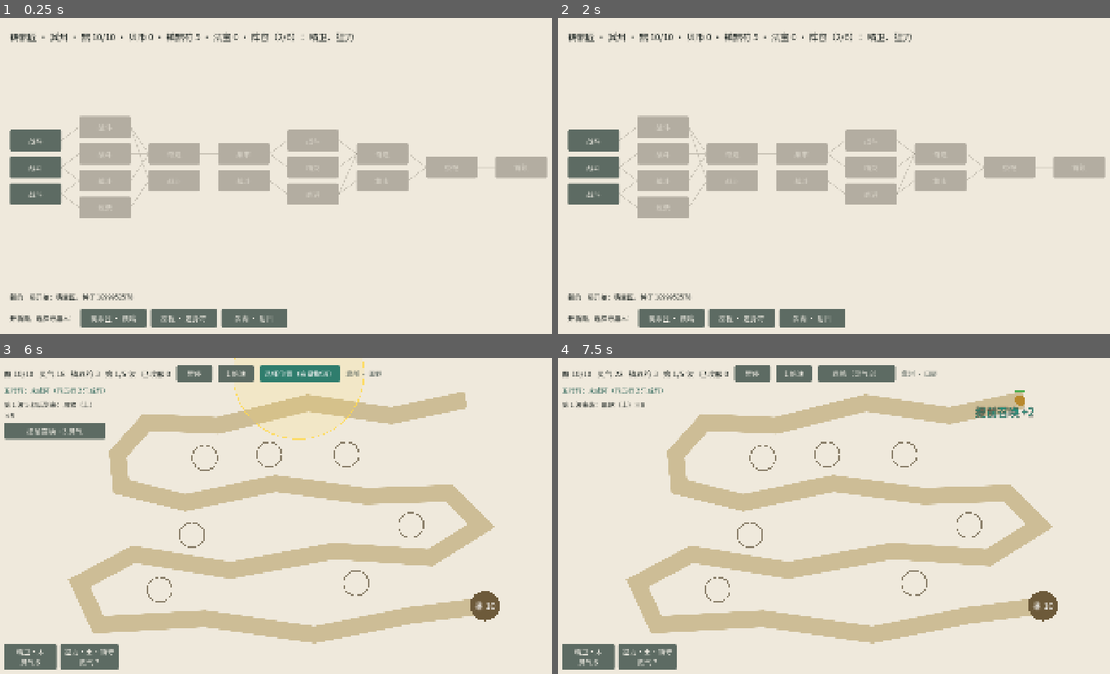
Above: before the commit, frames 1-4 (two rows, left to right).
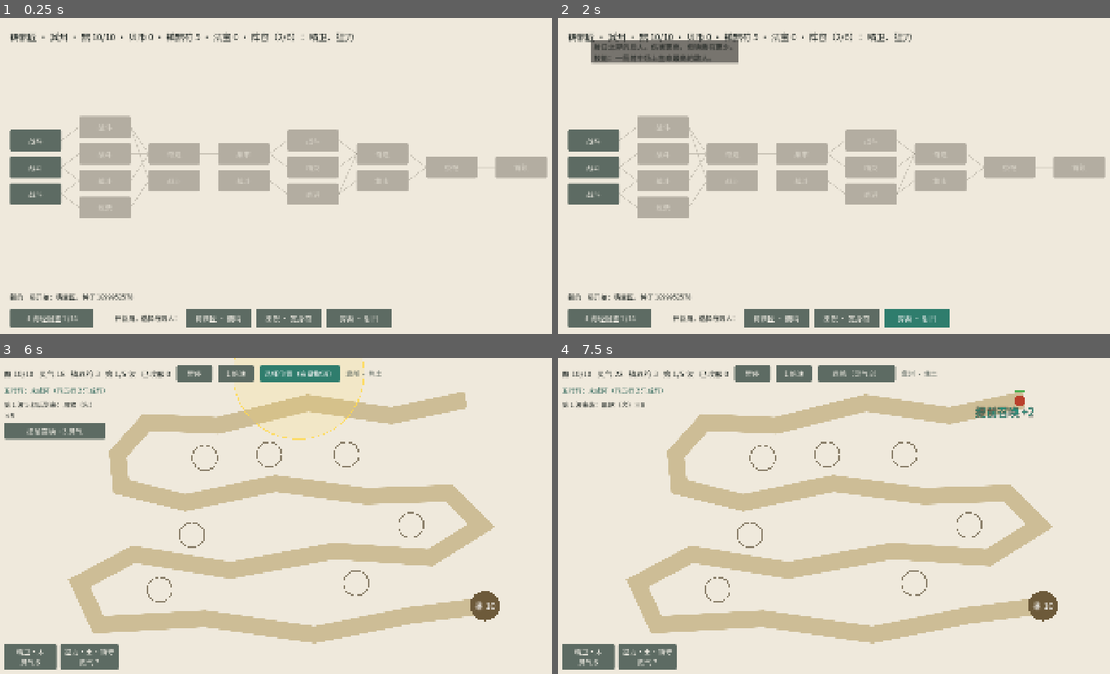
Above: after the commit, the same moments.

Repository: yichuansu/shanhai-ding-guard
Game: Godot game, scene res://scenes/boot/boot.tscn
Same seed, same stepped clock (60 frames per second), same inputs: the game is played once before the commit and once after it.
Inputs (mouse positions are in pixels of both pictures, inside the frame that each line leads up to):
- Up to frame 1 (0.25 s): no input
- Up to frame 2 (2 s): click (607, 318) at 0.5 s, where only the run after the commit has a clickable "山海经图鉴 2/14"; click (591, 36) at 1.25 s, where only the run after the commit has a clickable "返回"
- Up to frame 3 (6 s): click "战斗" at 2 s; click "暂停" at 2.75 s; click "继续" at 3.5 s; click "1 倍速" at 4.25 s; click "2 倍速" at 5 s; click "鼎鸣（灵气 8）" at 5.75 s
- Up to frame 4 (7.5 s): click "选择位置（右键取消）" at 6.5 s; click "提前召唤 +2 灵气" at 7.25 s

The runs differ from the first frame. In frame 1, 3.0% of the frame differs, in the area x 1-71%, y 92-98%; in frame 2, 5.1%, in the area x 1-71%, y 7-98%; in frame 3, less than 0.1%; in frame 4, less than 0.1%.

Commit message:
山海经图鉴：三栏收录、原文详情与配方提示
- 图鉴界面：冀州异兽 / 相生炼成 / 首领三栏，卡片按五行着色；右侧显示原文、英文名、作为守鼎异兽和作为敌人的数值、"见则"特性与首领技能
- 三种状态：未遇见（？？？）、遇见未收服、已收录 / 已击败；顶部与各栏显示收录进度
- 稀有异兽：两种原料都收录后才显示配方
- 档案新增遇见记录、获得记录（奖励 / 集市 / 炼鼎 / 奇遇）和首领击败次数，兼容旧档案；战斗记录本场出现过的敌人（含召唤物）
- 路线图底部加图鉴入口
- 测试 64 → 72 个

Co-Authored-By: Claude Opus 5.5 <noreply@anthropic.com>
Claude-Session: https://claude.ai/code/session_017u22oANGLgvAFShRNwBAYy

Diff:
--- a/autoload/game.gd
+++ b/autoload/game.gd
@@ -8,6 +8,7 @@
 const SCENE_MAP := "res://scenes/map/map_screen.tscn"
 const SCENE_BATTLE := "res://scenes/battle/battle_screen.tscn"
 const SCENE_NODE := "res://scenes/node/node_screen.tscn"
+const SCENE_BESTIARY := "res://scenes/bestiary/bestiary_screen.tscn"
 
 var profile: Profile
 var run: RunState
@@ -143,6 +144,13 @@
 
 func finish_battle(sim: BattleSim) -> void:
 	var newly: PackedStringArray = []
+	for id: StringName in sim.encountered:
+		profile.record_seen(id)
+	if sim.outcome == BattleSim.Outcome.WON:
+		for id: StringName in sim.encountered:
+			var def: BeastDef = Content.lib.beasts.get(id)
+			if def != null and def.rarity == BeastDef.Rarity.BOSS:
+				profile.record_defeat(id)
 	for id in sim.captured_beasts:
 		if profile.record_capture(id):
 			newly.append(RunRules.beast_name(Content.lib, id))
@@ -167,7 +175,23 @@
 	get_tree().change_scene_to_file(SCENE_MAP)
 
 
+## 阵容里出现过的异兽（奖励、集市、炼鼎、奇遇得到的）都记入图鉴。
+func sync_bestiary() -> PackedStringArray:
+	var newly := PackedStringArray()
+	if run == null:
+		return newly
+	for b in run.roster:
+		if not profile.has_captured(b.beast_id) and profile.record_obtained(b.beast_id):
+			newly.append(RunRules.beast_name(Content.lib, b.beast_id))
+	return newly
+
+
+func goto_bestiary() -> void:
+	get_tree().change_scene_to_file(SCENE_BESTIARY)
+
+
 func save() -> void:
+	sync_bestiary()
 	SaveStore.save_json(PROFILE_PATH, profile.to_dict())
 	if run != null:
 		SaveStore.save_json(RUN_PATH, run.to_dict())
--- /dev/null
+++ b/meta/bestiary.gd
@@ -0,0 +1,78 @@
+class_name Bestiary
+extends RefCounted
+## 山海经图鉴的条目与收录进度。纯数据，界面只负责显示。
+
+enum State { UNKNOWN, SEEN, COLLECTED, DEFEATED }
+
+const SECTIONS := [
+	{"id": "jizhou", "title": "冀州异兽", "hint": "在战斗中把它们打到捕获线以下，用镇鼎符收服"},
+	{"id": "rare", "title": "相生炼成", "hint": "在炼鼎节点按五行相生配方融合得到"},
+	{"id": "boss", "title": "首领", "hint": "击败后记入图鉴"},
+]
+
+
+## 某一栏的异兽 id（按五行、再按 id 排序）。鼎煞等杂兵不入图鉴。
+static func section_ids(lib: ContentLibrary, section: String) -> Array[StringName]:
+	var out: Array[StringName] = []
+	for id: StringName in lib.beasts:
+		var b: BeastDef = lib.beasts[id]
+		var match_section := false
+		match section:
+			"jizhou":
+				match_section = b.rarity == BeastDef.Rarity.COMMON or b.rarity == BeastDef.Rarity.ELITE
+			"rare":
+				match_section = b.rarity == BeastDef.Rarity.RARE
+			"boss":
+				match_section = b.rarity == BeastDef.Rarity.BOSS
+		if match_section:
+			out.append(id)
+	out.sort_custom(func(a: StringName, c: StringName) -> bool:
+		var ea := Elements.ALL.find((lib.beasts[a] as BeastDef).element)
+		var ec := Elements.ALL.find((lib.beasts[c] as BeastDef).element)
+		return ea < ec or (ea == ec and String(a) < String(c)))
+	return out
+
+
+static func state_of(lib: ContentLibrary, profile: Profile, id: StringName) -> State:
+	var def: BeastDef = lib.beasts.get(id)
+	if def != null and def.rarity == BeastDef.Rarity.BOSS:
+		if profile.defeat_count(id) > 0:
+			return State.DEFEATED
+		return State.SEEN if profile.has_seen(id) else State.UNKNOWN
+	if profile.has_captured(id):
+		return State.COLLECTED
+	return State.SEEN if profile.has_seen(id) else State.UNKNOWN
+
+
+static func is_complete(state: State) -> bool:
+	return state == State.COLLECTED or state == State.DEFEATED
+
+
+## [收录数, 总数]
+static func progress(lib: ContentLibrary, profile: Profile, section: String = "") -> Vector2i:
+	var done := 0
+	var total := 0
+	for s: Dictionary in SECTIONS:
+		if section != "" and s["id"] != section:
+			continue
+		for id in section_ids(lib, s["id"]):
+			total += 1
+			if is_complete(state_of(lib, profile, id)):
+				done += 1
+	return Vector2i(done, total)
+
+
+## 稀有异兽的配方提示：两种原料都收录才显示原料名。没有配方返回空。
+static func recipe_hint(lib: ContentLibrary, profile: Profile, id: StringName) -> String:
+	for recipe in lib.fusion_list():
+		if recipe.result != id:
+			continue
+		var a_known := profile.has_captured(recipe.a)
+		var b_known := profile.has_captured(recipe.b)
+		var a_name := RunRules.beast_name(lib, recipe.a) if a_known else "？？？"
+		var b_name := RunRules.beast_name(lib, recipe.b) if b_known else "？？？"
+		var line := "炼成：%s + %s" % [a_name, b_name]
+		if a_known and b_known:
+			line += "　" + recipe.description
+		return line
+	return ""
--- a/meta/profile.gd
+++ b/meta/profile.gd
@@ -4,31 +4,74 @@
 
 const SCHEMA := 1
 
-## beast_id(String) -> {"captures": int}
+## 收录过的异兽：beast_id(String) -> {"captures": int, "obtained": bool}
+## captures 是亲手捕获的次数；obtained 表示通过奖励、集市、炼鼎、奇遇得到过。两者任一即算收录。
 var bestiary: Dictionary = {}
+## 战斗中遇见过的异兽：beast_id(String) -> true
+var seen: Dictionary = {}
+## 击败过的首领：beast_id(String) -> 次数
+var defeated: Dictionary = {}
 var runs_started := 0
 var runs_won := 0
 var sim_speed := 1.0
 
 
-## 返回是否首次捕获。
+## 返回是否首次收录。
 func record_capture(beast_id: StringName) -> bool:
 	var key := String(beast_id)
 	var first := not bestiary.has(key)
-	if first:
-		bestiary[key] = {"captures": 0}
-	bestiary[key]["captures"] = int(bestiary[key]["captures"]) + 1
+	_entry(key)["captures"] = int(_entry(key)["captures"]) + 1
+	seen[key] = true
 	return first
+
+
+## 通过捕获以外的途径得到。返回是否首次收录。
+func record_obtained(beast_id: StringName) -> bool:
+	var key := String(beast_id)
+	var first := not bestiary.has(key)
+	_entry(key)["obtained"] = true
+	seen[key] = true
+	return first
+
+
+func record_seen(beast_id: StringName) -> void:
+	seen[String(beast_id)] = true
+
+
+func record_defeat(beast_id: StringName) -> void:
+	var key := String(beast_id)
+	defeated[key] = int(defeated.get(key, 0)) + 1
+	seen[key] = true
 
 
 func has_captured(beast_id: StringName) -> bool:
 	return bestiary.has(String(beast_id))
 
 
+func has_seen(beast_id: StringName) -> bool:
+	return seen.has(String(beast_id))
+
+
+func capture_count(beast_id: StringName) -> int:
+	return int((bestiary.get(String(beast_id), {}) as Dictionary).get("captures", 0))
+
+
+func defeat_count(beast_id: StringName) -> int:
+	return int(defeated.get(String(beast_id), 0))
+
+
+func _entry(key: String) -> Dictionary:
+	if not bestiary.has(key):
+		bestiary[key] = {"captures": 0, "obtained": false}
+	return bestiary[key]
+
+
 func to_dict() -> Dictionary:
 	return {
 		"schema": SCHEMA,
 		"bestiary": bestiary,
+		"seen": seen.keys(),
+		"defeated": defeated,
 		"runs_started": runs_started,
 		"runs_won": runs_won,
 		"settings": {"sim_speed": sim_speed},
@@ -41,7 +84,14 @@
 		return p
 	var raw: Dictionary = d.get("bestiary", {})
 	for key: String in raw:
-		p.bestiary[key] = {"captures": int((raw[key] as Dictionary).get("captures", 1))}
+		var e: Dictionary = raw[key]
+		p.bestiary[key] = {"captures": int(e.get("captures", 0)), "obtained": bool(e.get("obtained", false))}
+		p.seen[key] = true
+	for key: Variant in d.get("seen", []):
+		p.seen[str(key)] = true
+	var dr: Dictionary = d.get("defeated", {})
+	for key: String in dr:
+		p.defeated[key] = int(dr[key])
 	p.runs_started = int(d.get("runs_started", 0))
 	p.runs_won = int(d.get("runs_won", 0))
 	p.sim_speed = float((d.get("settings", {}) as Dictionary).get("sim_speed", 1.0))
--- /dev/null
+++ b/scenes/bestiary/bestiary_screen.gd
@@ -0,0 +1,227 @@
+extends Control
+## 山海经图鉴：左边按栏目列出异兽卡片，右边显示选中异兽的原文、数值和特性。
+## 未遇见只显示"？？？"；遇见未收服显示名字和五行；收录后显示全部。
+
+const PAPER := Color("efe9dc")
+const INK := Color("1c2421")
+const MUTED := Color("59655f")
+const BRONZE := Color("9c6a27")
+const ACCENT := Color("1f5a4e")
+const LOCKED := Color("b3ada1")
+const CARD_SIZE := Vector2(196, 220)
+const ROLES := ["远击", "范围", "镇守", "祥瑞"]
+const RARITIES := ["杂兵", "普通", "精英", "首领", "稀有"]
+
+var _section := "jizhou"
+var _selected: StringName = &""
+var _title: Label
+var _tabs: HBoxContainer
+var _grid: HFlowContainer
+var _detail: VBoxContainer
+
+
+func _ready() -> void:
+	set_anchors_preset(Control.PRESET_FULL_RECT)
+	var bg := ColorRect.new()
+	bg.color = PAPER
+	bg.set_anchors_preset(Control.PRESET_FULL_RECT)
+	add_child(bg)
+	var root := VBoxContainer.new()
+	root.set_anchors_preset(Control.PRESET_FULL_RECT)
+	root.offset_left = 60
+	root.offset_right = -60
+	root.offset_top = 36
+	root.offset_bottom = -36
+	root.add_theme_constant_override("separation", 20)
+	add_child(root)
+
+	var top := HBoxContainer.new()
+	top.add_theme_constant_override("separation", 24)
+	root.add_child(top)
+	var back := Button.new()
+	back.text = "返回"
+	back.custom_minimum_size = Vector2(140, 60)
+	back.pressed.connect(Game.goto_map)
+	top.add_child(back)
+	_title = _label(40, INK)
+	top.add_child(_title)
+
+	_tabs = HBoxContainer.new()
+	_tabs.add_theme_constant_override("separation", 12)
+	root.add_child(_tabs)
+
+	var body := HBoxContainer.new()
+	body.size_flags_vertical = Control.SIZE_EXPAND_FILL
+	body.add_theme_constant_override("separation", 28)
+	root.add_child(body)
+	var scroll := ScrollContainer.new()
+	scroll.size_flags_horizontal = Control.SIZE_EXPAND_FILL
+	scroll.horizontal_scroll_mode = ScrollContainer.SCROLL_MODE_DISABLED
+	body.add_child(scroll)
+	_grid = HFlowContainer.new()
+	_grid.size_flags_horizontal = Control.SIZE_EXPAND_FILL
+	_grid.add_theme_constant_override("h_separation", 16)
+	_grid.add_theme_constant_override("v_separation", 16)
+	scroll.add_child(_grid)
+
+	var panel := PanelContainer.new()
+	panel.custom_minimum_size = Vector2(760, 0)
+	body.add_child(panel)
+	var detail_scroll := ScrollContainer.new()
+	detail_scroll.horizontal_scroll_mode = ScrollContainer.SCROLL_MODE_DISABLED
+	panel.add_child(detail_scroll)
+	_detail = VBoxContainer.new()
+	_detail.size_flags_horizontal = Control.SIZE_EXPAND_FILL
+	_detail.add_theme_constant_override("separation", 14)
+	detail_scroll.add_child(_detail)
+	_refresh()
+
+
+func _refresh() -> void:
+	var lib := Content.lib
+	var profile := Game.profile
+	var total := Bestiary.progress(lib, profile)
+	_title.text = "山海经图鉴　收录 %d / %d" % [total.x, total.y]
+	_clear(_tabs)
+	for s: Dictionary in Bestiary.SECTIONS:
+		var p := Bestiary.progress(lib, profile, s["id"])
+		var tab := Button.new()
+		tab.toggle_mode = true
+		tab.button_pressed = s["id"] == _section
+		tab.text = "%s %d/%d" % [s["title"], p.x, p.y]
+		tab.custom_minimum_size = Vector2(240, 56)
+		tab.pressed.connect(_on_tab.bind(s["id"]))
+		_tabs.add_child(tab)
+	_clear(_grid)
+	var ids := Bestiary.section_ids(lib, _section)
+	if _selected == &"" or not ids.has(_selected):
+		_selected = ids[0] if not ids.is_empty() else &""
+	for id in ids:
+		_grid.add_child(_card(id))
+	_show_detail(_selected)
+
+
+func _on_tab(section: String) -> void:
+	_section = section
+	_selected = &""
+	_refresh()
+
+
+func _on_card(id: StringName) -> void:
+	_selected = id
+	_refresh()
+
+
+func _card(id: StringName) -> Button:
+	var def: BeastDef = Content.lib.beasts[id]
+	var state := Bestiary.state_of(Content.lib, Game.profile, id)
+	var b := Button.new()
+	b.custom_minimum_size = CARD_SIZE
+	b.clip_text = true
+	var col: Color = Elements.COLORS.get(def.element, Color.GRAY)
+	var tag := ""
+	match state:
+		Bestiary.State.UNKNOWN:
+			b.text = "？\n\n？？？\n尚未遇见"
+			col = LOCKED
+		Bestiary.State.SEEN:
+			b.text = "%s\n\n%s\n%s" % [Elements.DISPLAY[def.element], def.display_name, "尚未击败" if def.rarity == BeastDef.Rarity.BOSS else "尚未收服"]
+			col = col.lerp(LOCKED, 0.65)
+		Bestiary.State.COLLECTED:
+			tag = "收服 ×%d" % Game.profile.capture_count(id) if Game.profile.capture_count(id) > 0 else "已获得"
+			b.text = "%s\n\n%s\n%s" % [def.display_name.left(1), def.display_name, tag]
+		Bestiary.State.DEFEATED:
+			b.text = "%s\n\n%s\n击败 ×%d" % [def.display_name.left(1), def.display_name, Game.profile.defeat_count(id)]
+	var text_col := INK if col.get_luminance() > 0.55 else Color("f5f1e8")
+	for s in ["normal", "hover", "pressed", "focus"]:
+		var box := StyleBoxFlat.new()
+		box.bg_color = col if s != "hover" else col.lightened(0.08)
+		box.set_corner_radius_all(8)
+		if id == _selected:
+			box.border_color = BRONZE
+			box.set_border_width_all(5)
+		b.add_theme_stylebox_override(s, box)
+	for c in ["font_color", "font_hover_color", "font_pressed_color", "font_focus_color"]:
+		b.add_theme_color_override(c, text_col)
+	b.add_theme_font_size_override("font_size", 26)
+	b.pressed.connect(_on_card.bind(id))
+	return b
+
+
+func _show_detail(id: StringName) -> void:
+	_clear(_detail)
+	if id == &"":
+		return
+	var lib := Content.lib
+	var def: BeastDef = lib.beasts[id]
+	var state := Bestiary.state_of(lib, Game.profile, id)
+	var known := Bestiary.is_complete(state)
+	var section_hint := ""
+	for s: Dictionary in Bestiary.SECTIONS:
+		if s["id"] == _section:
+			section_hint = s["hint"]
+	if state == Bestiary.State.UNKNOWN:
+		_detail.add_child(_label(52, MUTED, "？？？"))
+		_detail.add_child(_wrap(26, MUTED, "尚未遇见。" + section_hint + "。"))
+		_add_recipe_hint(id)
+		return
+	_detail.add_child(_label(52, INK, def.display_name))
+	if known:
+		_detail.add_child(_label(22, MUTED, def.name_en))
+	_detail.add_child(_label(26, ACCENT, "%s · %s · %s" % [Elements.DISPLAY[def.element], ROLES[def.role], RARITIES[def.rarity]]))
+	if not known:
+		_detail.add_child(_wrap(26, MUTED, ("尚未击败。" if def.rarity == BeastDef.Rarity.BOSS else "尚未收服。") + section_hint + "。收录后可读原文。"))
+		_add_recipe_hint(id)
+		return
+	_detail.add_child(_wrap(28, BRONZE, "「%s」" % def.lore))
+	if def.rarity != BeastDef.Rarity.BOSS:
+		_detail.add_child(_label(24, INK, "作为守鼎异兽"))
+		_detail.add_child(_wrap(22, MUTED, "灵气 %d · 伤害 %d · 每 %.1f 秒 · 射程 %d%s" % [def.deploy_cost, def.damage,
+			def.attack_interval_ticks / BattleSim.TICKS_PER_SECOND, int(def.attack_range),
+			" · 暴击 %d%%" % roundi(def.crit_chance * 100.0) if def.crit_chance > 0.0 else ""]))
+		if def.guard_hp > 0:
+			_detail.add_child(_wrap(22, MUTED, "镇守：生命 %d，同时挡 %d 只" % [def.guard_hp, def.block_count]))
+		for t in def.traits:
+			_detail.add_child(_wrap(22, ACCENT, "· " + t.description))
+	if def.rarity != BeastDef.Rarity.RARE:
+		_detail.add_child(_label(24, INK, "作为敌人"))
+		_detail.add_child(_wrap(22, MUTED, "生命 %d · 速度 %d · 漏到鼎前扣 %d%s" % [def.max_hp, int(def.move_speed), def.leak_damage,
+			" · 可捕获" if def.capturable else ""]))
+		for ab in def.abilities:
+			_detail.add_child(_wrap(22, Color("8e24aa"), "· " + ab.description))
+	_add_recipe_hint(id)
+	var record := ""
+	match state:
+		Bestiary.State.COLLECTED:
+			var n := Game.profile.capture_count(id)
+			record = "亲手收服 %d 次" % n if n > 0 else "通过奖励、集市、炼鼎或奇遇获得"
+		Bestiary.State.DEFEATED:
+			record = "击败 %d 次" % Game.profile.defeat_count(id)
+	_detail.add_child(_label(22, MUTED, record))
+
+
+func _add_recipe_hint(id: StringName) -> void:
+	var hint := Bestiary.recipe_hint(Content.lib, Game.profile, id)
+	if hint != "":
+		_detail.add_child(_wrap(24, BRONZE, hint))
+
+
+func _label(size: int, color: Color, text: String = "") -> Label:
+	var l := Label.new()
+	l.text = text
+	l.add_theme_font_size_override("font_size", size)
+	l.add_theme_color_override("font_color", color)
+	return l
+
+
+func _wrap(size: int, color: Color, text: String) -> Label:
+	var l := _label(size, color, text)
+	l.autowrap_mode = TextServer.AUTOWRAP_WORD_SMART
+	l.custom_minimum_size = Vector2(700, 0)
+	return l
+
+
+func _clear(node: Node) -> void:
+	for child in node.get_children():
+		node.remove_child(child)
+		child.queue_free()
--- /dev/null
+++ b/scenes/bestiary/bestiary_screen.tscn
@@ -0,0 +1,12 @@
+[gd_scene format=3]
+
+[ext_resource type="Script" path="res://scenes/bestiary/bestiary_screen.gd" id="1_bestiary"]
+
+[node name="BestiaryScreen" type="Control"]
+layout_mode = 3
+anchors_preset = 15
+anchor_right = 1.0
+anchor_bottom = 1.0
+grow_horizontal = 2
+grow_vertical = 2
+script = ExtResource("1_bestiary")
--- a/scenes/map/map_screen.gd
+++ b/scenes/map/map_screen.gd
@@ -48,6 +48,15 @@
 	var keepers := HBoxContainer.new()
 	keepers.add_theme_constant_override("separation", 16)
 	root.add_child(keepers)
+	var progress := Bestiary.progress(Content.lib, Game.profile)
+	var bestiary := Button.new()
+	bestiary.text = "山海经图鉴 %d/%d" % [progress.x, progress.y]
+	bestiary.custom_minimum_size = Vector2(280, 64)
+	bestiary.pressed.connect(Game.goto_bestiary)
+	keepers.add_child(bestiary)
+	var gap := Control.new()
+	gap.custom_minimum_size = Vector2(40, 0)
+	keepers.add_child(gap)
 	var hint := _label(22)
 	hint.text = "开新局，选择守鼎人："
 	keepers.add_child(hint)
--- a/sim/battle_sim.gd
+++ b/sim/battle_sim.gd
@@ -77,6 +77,8 @@
 var towers: Dictionary = {}
 var projectiles: Array[Projectile] = []
 var captured_beasts: Array[StringName] = []
+## 本场出现过的敌方异兽 id（含召唤物），图鉴记"已遇见"用。
+var encountered: Dictionary = {}
 ## element(StringName) -> 已生效的档位 count（HUD 显示用）
 var active_formations: Dictionary = {}
 ## 本拍发生的事，给表现层播特效和音效。每拍开头清空。
@@ -455,6 +457,7 @@
 		e.max_hp = maxi(1, roundi(def.max_hp * float(req["hp_multiplier"]) * _hp_scale))
 		e.hp = e.max_hp
 		enemies.append(e)
+		encountered[def.id] = true
 		events.append({"type": "spawned", "enemy_id": e.id})
 
 
@@ -552,6 +555,7 @@
 				s.distance = maxf(e.distance - 30.0 * n, 0.0)
 				s.prev_distance = s.distance
 				enemies.append(s)
+				encountered[def.id] = true
 			_waves.add_extra(e.wave_index, ab.count)
 			events.append({"type": "summoned", "position": from, "count": ab.count, "enemy_id": e.id})
 
--- /dev/null
+++ b/tests/test_bestiary.gd
@@ -0,0 +1,103 @@
+extends TestCase
+## 山海经图鉴：栏目划分、收录状态、进度、配方提示、档案存读。
+
+var lib := ContentLibrary.load_from()
+
+
+func test_sections() -> void:
+	var jizhou := Bestiary.section_ids(lib, "jizhou")
+	check(jizhou.has(&"jingwei") and jizhou.has(&"zhuyan"), "冀州栏含普通和精英")
+	check(not jizhou.has(&"dingsha_tu"), "杂兵不入图鉴")
+	check(not jizhou.has(&"fenghuang") and not jizhou.has(&"xiangliu"), "稀有和首领不在冀州栏")
+	check_eq(Bestiary.section_ids(lib, "rare").size(), 4, "四只稀有异兽")
+	check_eq(Bestiary.section_ids(lib, "boss"), [&"xiangliu"] as Array[StringName])
+	var first: BeastDef = lib.beasts[jizhou[0]]
+	check_eq(first.element, Elements.MU, "按五行顺序排（木在前）")
+
+
+func test_state_transitions() -> void:
+	var p := Profile.new()
+	check_eq(Bestiary.state_of(lib, p, &"bifang"), Bestiary.State.UNKNOWN)
+	p.record_seen(&"bifang")
+	check_eq(Bestiary.state_of(lib, p, &"bifang"), Bestiary.State.SEEN)
+	p.record_capture(&"bifang")
+	check_eq(Bestiary.state_of(lib, p, &"bifang"), Bestiary.State.COLLECTED)
+	check_eq(Bestiary.state_of(lib, p, &"xiangliu"), Bestiary.State.UNKNOWN)
+	p.record_seen(&"xiangliu")
+	check_eq(Bestiary.state_of(lib, p, &"xiangliu"), Bestiary.State.SEEN, "首领遇见未击败")
+	p.record_defeat(&"xiangliu")
+	check_eq(Bestiary.state_of(lib, p, &"xiangliu"), Bestiary.State.DEFEATED)
+
+
+func test_obtained_counts_as_collected_without_capture() -> void:
+	var p := Profile.new()
+	check(p.record_obtained(&"fenghuang"), "首次获得")
+	check(not p.record_obtained(&"fenghuang"), "再次获得不算首次")
+	check_eq(Bestiary.state_of(lib, p, &"fenghuang"), Bestiary.State.COLLECTED)
+	check_eq(p.capture_count(&"fenghuang"), 0, "获得不算捕获次数")
+
+
+func test_progress() -> void:
+	var p := Profile.new()
+	var empty := Bestiary.progress(lib, p)
+	check_eq(empty.x, 0)
+	check_eq(empty.y, Bestiary.section_ids(lib, "jizhou").size() + 4 + 1, "总数 = 三栏之和")
+	p.record_capture(&"jingwei")
+	p.record_obtained(&"bo")
+	p.record_defeat(&"xiangliu")
+	p.record_seen(&"mingshe")
+	check_eq(Bestiary.progress(lib, p).x, 3, "遇见不算收录")
+	check_eq(Bestiary.progress(lib, p, "rare"), Vector2i(1, 4))
+
+
+func test_recipe_hint_hides_unknown_ingredients() -> void:
+	var p := Profile.new()
+	var hint := Bestiary.recipe_hint(lib, p, &"fenghuang")
+	check(hint.contains("？？？ + ？？？"), "原料都没收录时全部隐藏")
+	p.record_capture(&"jingwei")
+	hint = Bestiary.recipe_hint(lib, p, &"fenghuang")
+	check(hint.contains("精卫") and hint.contains("？？？"), "只显示已收录的原料")
+	p.record_capture(&"bifang")
+	hint = Bestiary.recipe_hint(lib, p, &"fenghuang")
+	check(hint.contains("毕方") and hint.contains("木生火"), "都收录后显示完整配方")
+	check_eq(Bestiary.recipe_hint(lib, p, &"jingwei"), "", "普通异兽没有配方")
+
+
+func test_profile_round_trip() -> void:
+	var p := Profile.new()
+	p.record_capture(&"jingwei")
+	p.record_capture(&"jingwei")
+	p.record_obtained(&"kui")
+	p.record_seen(&"huashe")
+	p.record_defeat(&"xiangliu")
+	var r := Profile.from_dict(JSON.parse_string(JSON.stringify(p.to_dict())))
+	check_eq(r.capture_count(&"jingwei"), 2)
+	check(r.has_captured(&"kui") and r.capture_count(&"kui") == 0, "获得记录保留")
+	check(r.has_seen(&"huashe") and not r.has_captured(&"huashe"), "遇见记录保留")
+	check_eq(r.defeat_count(&"xiangliu"), 1)
+
+
+func test_old_profile_still_loads() -> void:
+	var old := {"schema": 1, "bestiary": {"dangkang": {"captures": 3}}, "runs_started": 2}
+	var p := Profile.from_dict(old)
+	check_eq(p.capture_count(&"dangkang"), 3, "旧档案的捕获次数保留")
+	check(p.has_seen(&"dangkang"), "收录过的自动算遇见")
+
+
+func test_sim_records_encountered_including_summons() -> void:
+	var boss := Fixtures.beast(&"boss", Elements.SHUI, 1000, 20.0)
+	boss.rarity = BeastDef.Rarity.BOSS
+	var summon := EffectDef.new()
+	summon.trigger = &"hp_below"
+	summon.op = &"summon"
+	summon.amount = 0.9
+	summon.count = 1
+	summon.param_id = &"minion"
+	boss.abilities = [summon]
+	var minion := Fixtures.beast(&"minion", Elements.SHUI, 10, 50.0)
+	var sim := BattleSim.create(Fixtures.straight_battle(&"boss"), Fixtures.library([boss, minion]), ElementChart.new(), Fixtures.setup([] as Array[StringName]))
+	sim.begin()
+	sim.step()
+	sim.enemies[0].hp = 100.0
+	sim.step()
+	check(sim.encountered.has(&"boss") and sim.encountered.has(&"minion"), "出场和召唤的都记为遇见")
Not shown, added: meta/bestiary.gd.uid
Not shown, added: scenes/bestiary/bestiary_screen.gd.uid
